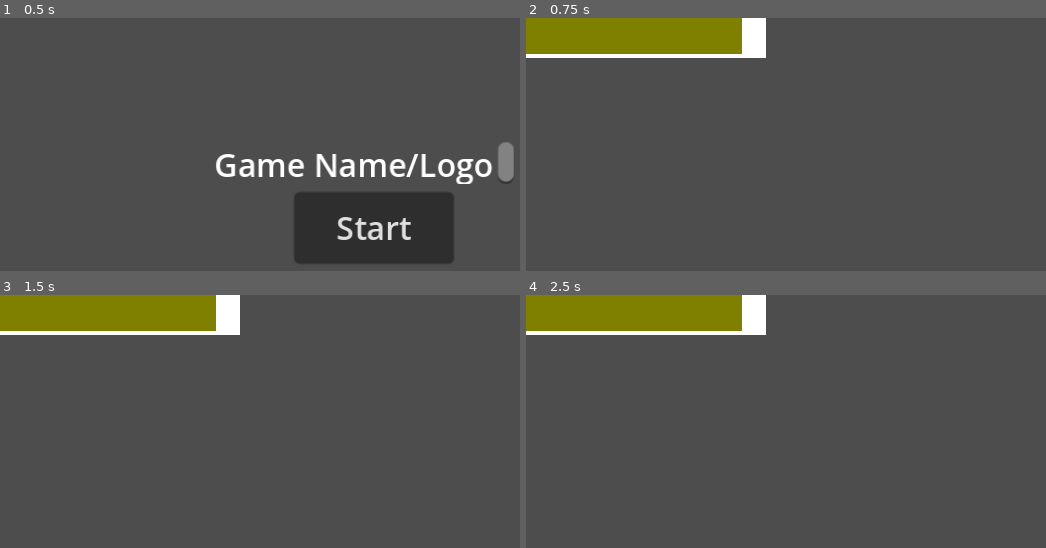
Above: before the commit, frames 1-4 (two rows, left to right).
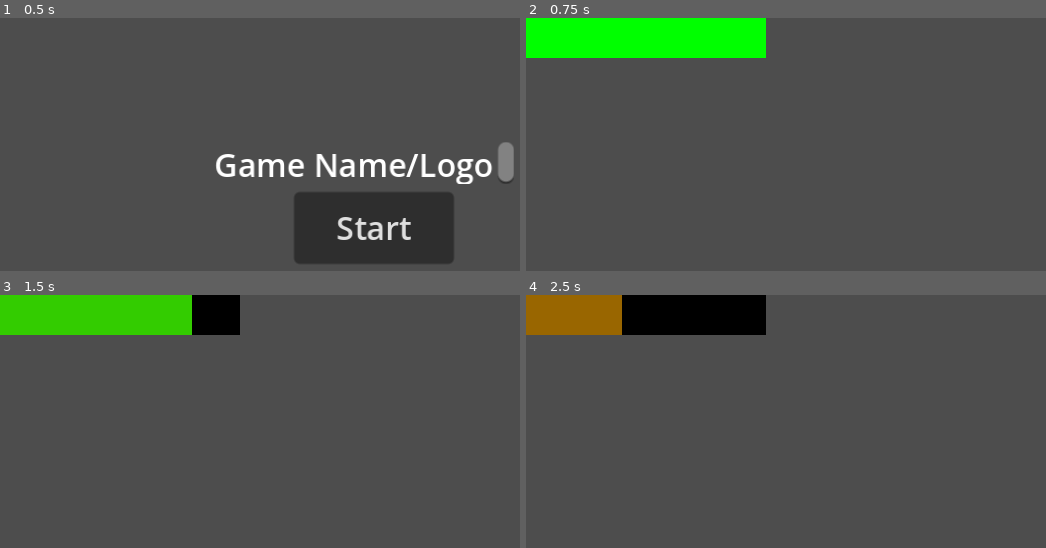
Above: after the commit, the same moments.

Repository: SabrinaRoss/Ludum-Dare-56
Game: Godot game, scene res://src/main/main.tscn
Same seed, same stepped clock (60 frames per second), same inputs: the game is played once before the commit and once after it.
Inputs (mouse positions are in pixels of both pictures, inside the frame that each line leads up to):
- Up to frame 1 (0.5 s): no input
- Up to frame 2 (0.75 s): click "Start" at 0.5 s
- Up to frame 3 (1.5 s): tap Enter at 1.25 s; move the mouse to (462, 456) at 1.27 s; hold D (right) from 1.28 s (still down); hold 1 from 1.28 s (still down)
- Up to frame 4 (2.5 s): tap Space (roll) at 2 s; move the mouse to (718, 492) at 2.02 s; release D (right) at 2.03 s; release 1 at 2.03 s; hold S (down) from 2.03 s (still down); click (718, 492) at 2.1 s; tap 1 at 2.3 s

Frame 1 is identical in both runs. In frame 2, 7.3% of the frame differs, in the area x 0-47%, y 0-16%; in frame 3, 7.3%; in frame 4, 7.3%.

Commit message:
Added health bar
BIG NEWS! SELF-HARM IS NOW DOABLE IN OUR GAME! JUST PRESS 1

Diff:
--- a/src/entities/player/player.gd
+++ b/src/entities/player/player.gd
@@ -37,6 +37,7 @@
 var rolling = false
 
 func _ready() -> void:
+	Singleton.player = self
 	match animal:
 		# max_vel / x where x is the num of seconds to reach max_vel
 		0:
@@ -149,6 +150,7 @@
 
 func take_damage(damage):
 	cur_health -= damage
+	Singleton.health_bar_scene.healthUpdate()
 	if cur_health <= max_health:
 		death()
 
--- a/src/main/Health Bar.tscn
+++ b/src/main/Health Bar.tscn
@@ -9,9 +9,7 @@
 offset_right = 40.0
 offset_bottom = 40.0
 scale = Vector2(3, 0.5)
+color = Color(0, 0, 0, 1)
 
 [node name="Bar" type="ColorRect" parent="Background"]
-offset_right = 40.0
-offset_bottom = 40.0
-scale = Vector2(0.9, 0.9)
-color = Color(0.128081, 0.61747, 3.00336e-05, 1)
+layout_mode = 0
--- a/src/main/Level 1.tscn
+++ b/src/main/Level 1.tscn
@@ -1,7 +1,6 @@
-[gd_scene load_steps=4 format=3 uid="uid://fnoqbwj5go51"]
+[gd_scene load_steps=3 format=3 uid="uid://fnoqbwj5go51"]
 
 [ext_resource type="PackedScene" uid="uid://bmkjq2v77ou1d" path="res://src/entities/player/player_ant.tscn" id="1_o7ecf"]
-[ext_resource type="PackedScene" uid="uid://cdgcgpdqdn267" path="res://src/entities/boss/Beetle.tscn" id="2_h8xvj"]
 [ext_resource type="PackedScene" uid="uid://db4onktx5rhfw" path="res://src/main/Health Bar.tscn" id="3_hn3j1"]
 
 [node name="Level1" type="Node2D"]
@@ -11,8 +10,17 @@
 [node name="PlayerAnt" parent="." instance=ExtResource("1_o7ecf")]
 position = Vector2(58, 94)
 
-[node name="Beetle" parent="." instance=ExtResource("2_h8xvj")]
+[node name="Beetle" parent="."]
+_import_path = NodePath("")
+unique_name_in_owner = false
 process_mode = 1
+process_priority = 0
+process_physics_priority = 0
+process_thread_group = 0
+physics_interpolation_mode = 0
+auto_translate_mode = 0
+editor_description = ""
 position = Vector2(179, 95)
+script = null
 
 [node name="HealthBar" parent="." instance=ExtResource("3_hn3j1")]
--- a/src/main/health_bar.gd
+++ b/src/main/health_bar.gd
@@ -1,9 +1,9 @@
 extends Node2D
 var background
 var bar
-var maxHealthColor
-var minHealthColor
-var player
+var maxHealthColor = Color.GREEN
+var minHealthColor = Color.RED
+var maxDimensions = Vector2(40,40)
 
 # Called when the node enters the scene tree for the first time.
 func _ready() -> void:
@@ -11,8 +11,17 @@
 	bar = get_node("Background/Bar")
 	maxHealthColor = Color.GREEN
 	minHealthColor = Color.RED
+	Singleton.health_bar_scene = self
+	healthUpdate()
 
 
-# Called every frame. 'delta' is the elapsed time since the previous frame.
-func _process(delta: float) -> void:
-	bar.color = lerp(minHealthColor,maxHealthColor,0.5)
+func healthUpdate() -> void:
+	var percent = Singleton.player.cur_health/Singleton.player.max_health
+	bar.color = lerp(minHealthColor,maxHealthColor,percent)
+	var curDimensions = Vector2(maxDimensions.x*percent,maxDimensions.y)
+	bar.size = curDimensions
+
+func _input(_ev):
+	if Input.is_key_pressed(KEY_1):
+		Singleton.player.take_damage(0.5)
+		healthUpdate()
--- a/src/singleton.gd
+++ b/src/singleton.gd
@@ -1,3 +1,4 @@
 extends Node
 
 var player : Player
+var health_bar_scene
